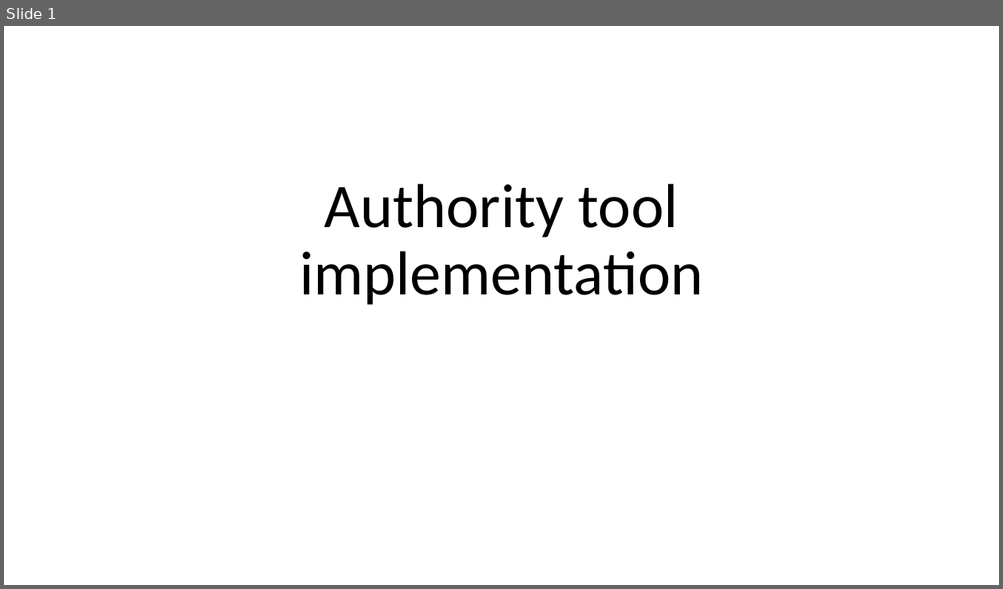
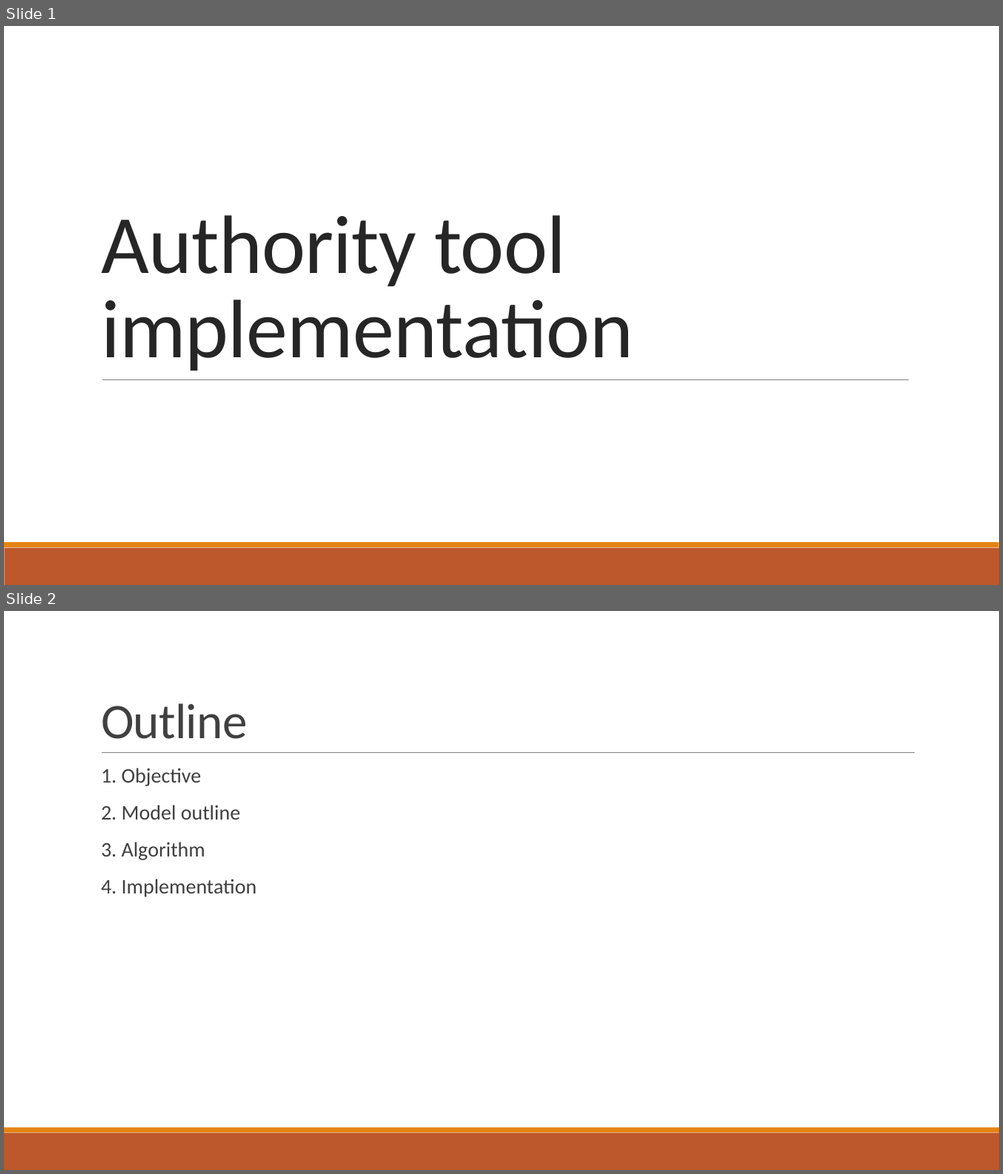
Before and after one commit to SternerLab/Authority, a slide deck: r_table/slides/Authority look up table.pptx. Shown one above the other, each under a label of ours: slide 1 before the commit, slides 1 and 2 after it. The pictures are 1003x589 and 1003x1174 pixels, drawn with LibreOffice and Linux fonts; fonts in the diff are those of the drawing. Boxes give left, top, right and bottom in pixels: in the first picture for what was removed or moved away, otherwise in the second. Text is boxed around its words. In the diff, an @@ line names an element or a change of style, - is before the commit and + after.

```diff
--- a/r_table/slides/Authority look up table.pptx
+++ b/r_table/slides/Authority look up table.pptx
@@ slide 2 added at bbox=[4, 611, 999, 1170], background #FFFFFF; not listed: 2 template elements that a slide beside it also shows @@
@@ title added at bbox=[101, 703, 247, 739], 48 pt, text #404040 @@
+Outline
@@ line added from (102, 753) to (915, 753), #808080 0.5 pt @@
@@ text added at bbox=[101, 768, 257, 897], 20 pt, text #404040 @@
+  1. Objective
+  2. Model outline
+  3. Algorithm
+  4. Implementation
@@ slide 1 changed as well @@
@@ title "Authority tool implementation": place and size @@
-title "Authority tool implementation" at bbox=[299, 184, 703, 305]
+title "Authority tool implementation" at bbox=[101, 215, 633, 371]
@@ title "Authority tool implementation" at bbox=[101, 215, 633, 371]: size 60 to 80 pt, text colour #000000 to #262626, letter spacing 0 to -0.5 pt; alignment centre to left; line spacing 0.9 to 0.85 @@
@@ line added from (102, 380) to (908, 380), #808080 0.5 pt @@
@@ rectangle added at bbox=[4, 548, 999, 585], fill #BD582C @@
@@ rectangle added at bbox=[4, 543, 999, 548], fill #E48312 @@
```
Also in this commit, not shown: 3 other slides changed, 15 other slides added, 5 slides removed.
